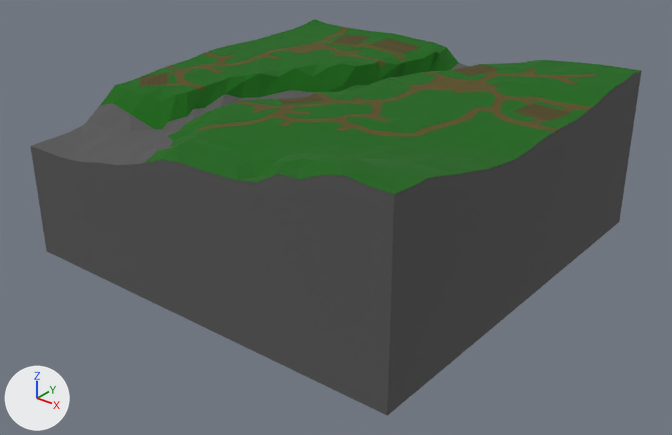
Two versions of the FBX model Hololens2.0/Assets/Models/map1.fbx, one commit apart.
The view is the same before and after, from a 50 mm camera at (184.0, -89.4, 69.5) aimed at (60.7, 64.7, -26.0). The axes (+X, +Y, +Z) are drawn at lower left. The lights are the same throughout. Where no turn or scale is listed for an object, it has been applied to the vertices.

Before the edit, the objects in view are built like this:
```python
me_grid_001 = bpy.data.meshes.new('Grid.001')
me_grid_001.from_pydata(...)  # 542 vertices, 913 faces; spans x -50.0..50.0, y -49.9..50.1, z -36.1..7.5
me_grid_001.materials.append(mat_material_031)  # picture img_map1_material_028_albedotransparency_png
ob_map1_001 = bpy.data.objects.new('Map1.001', me_grid_001)
ob_map1_001.location = (57.6, 70.5, 1.9)
```
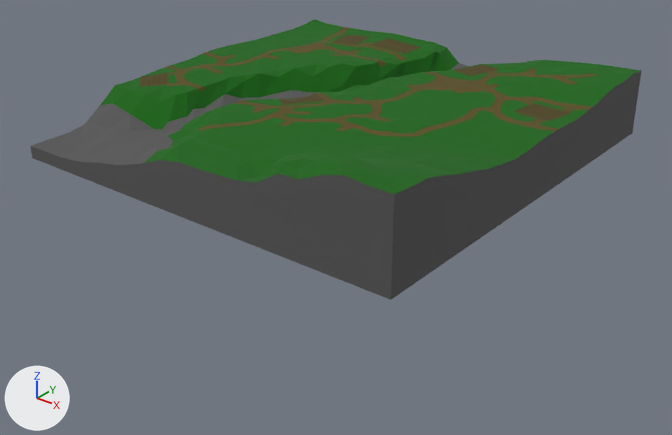
Commit message: map ditke fix

Boxes [x1, y1, x2, y2] around the edits, measured in the pictures (672 x 435 px):
'Map1.001', reshaped (29% shorter)
    before: [31, 19, 641, 416]
    after: [31, 19, 641, 300]
part 1 of me_grid_001, built on
    before: [32, 131, 633, 416]
    after: [32, 131, 633, 300]

Diff of the bpy script that builds the scene:
```diff
--- a/Hololens2.0/Assets/Models/map1.fbx.py
+++ b/Hololens2.0/Assets/Models/map1.fbx.py
@@ me_grid_001 @@
 # used by ob_map1_001; location = (57.6, 70.5, 1.9)
-me_grid_001.from_pydata(...)  # 542 vertices, 913 faces; spans x -50.0..50.0, y -49.9..50.1, z -36.1..7.5
+me_grid_001.from_pydata(...)  # 542 vertices, 991 faces; spans x -50.0..50.0, y -49.9..50.1, z -12.3..7.5
+# me_grid_001 part 1
+# 9 vertices are removed from x -49.9..50.0, y -49.9..50.1, z -36.1
+# 17 faces are deleted
+# 71 vertices in x -50.0..50.0, y -49.9..50.1, z -36.1 move by (0.0, 0.0, 23.8)
+# 9 vertices are added at x -49.9..50.0, y -49.9..50.1, z -12.3
+# 95 new faces join them
 me_grid_001.materials.append(mat_material_031)
```
